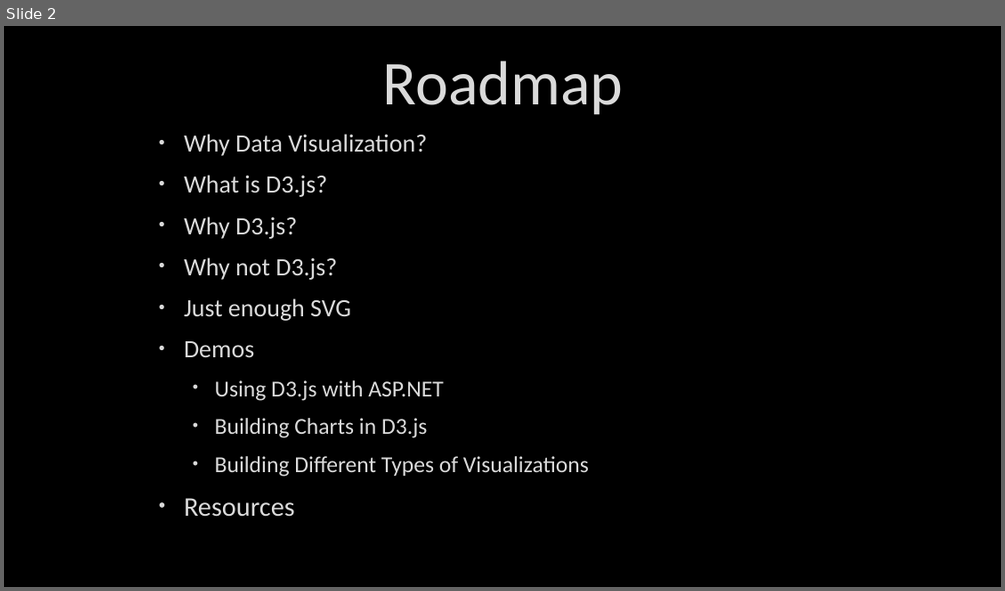
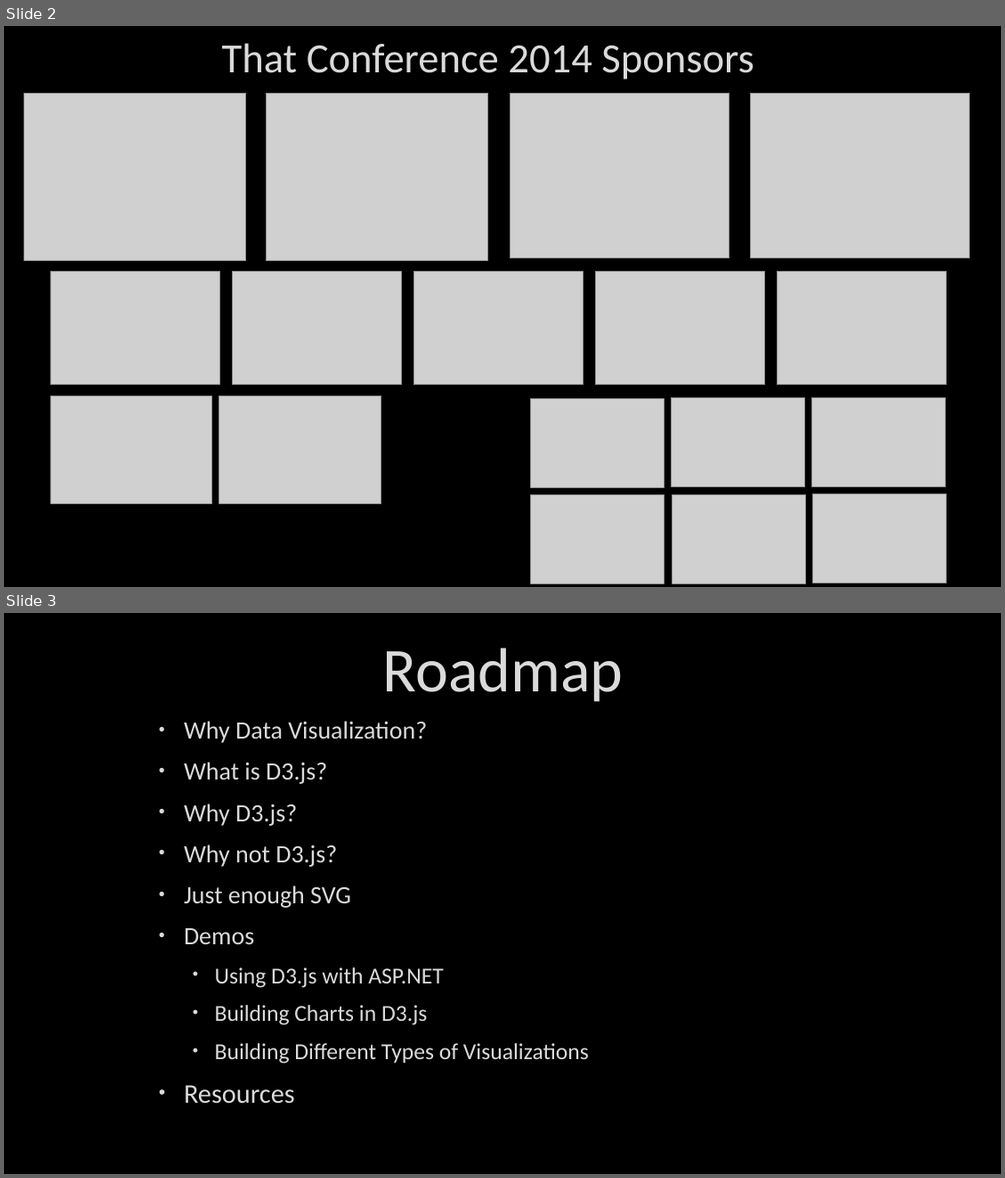
Before and after one commit to DustinEwers/D3-js-Demos, a slide deck: slides/d3.pptx. Shown one above the other, each under a label of ours: slide 2 before the commit, slides 2 and 3 after it. The pictures are 1005x591 and 1005x1178 pixels, drawn with LibreOffice and Linux fonts; fonts in the diff are those of the drawing; grey boxes stand for pictures; background and template pictures are left out. Boxes give left, top, right and bottom in pixels: in the first picture for what was removed or moved away, otherwise in the second. Text is boxed around its words. In the diff, an @@ line names an element or a change of style, - is before the commit and + after.

```diff
--- a/slides/d3.pptx
+++ b/slides/d3.pptx
@@ slide 2 added at (4, 26, 1001, 587), background picture (left out) @@
@@ title added at (222, 43, 753, 79), 40 pt, text #DADADA @@
+That Conference 2014 Sponsors
@@ picture added at (24, 94, 246, 261) @@
@@ picture added at (266, 94, 488, 261) @@
@@ picture added at (510, 94, 728, 258) @@
@@ picture added at (751, 94, 970, 258) @@
@@ picture added at (50, 272, 220, 384) @@
@@ picture added at (232, 272, 402, 384) @@
@@ picture added at (413, 272, 583, 384) @@
@@ picture added at (596, 272, 765, 384) @@
@@ picture added at (777, 272, 947, 384) @@
@@ picture added at (50, 395, 212, 503) @@
@@ picture added at (219, 395, 380, 503) @@
@@ group added at (531, 398, 947, 584): 6 pictures @@
@@ what was slide 2 is now slide 3 @@
```
Also in this commit, not shown: 2 slides changed, 6 slides removed, 1 other file.
